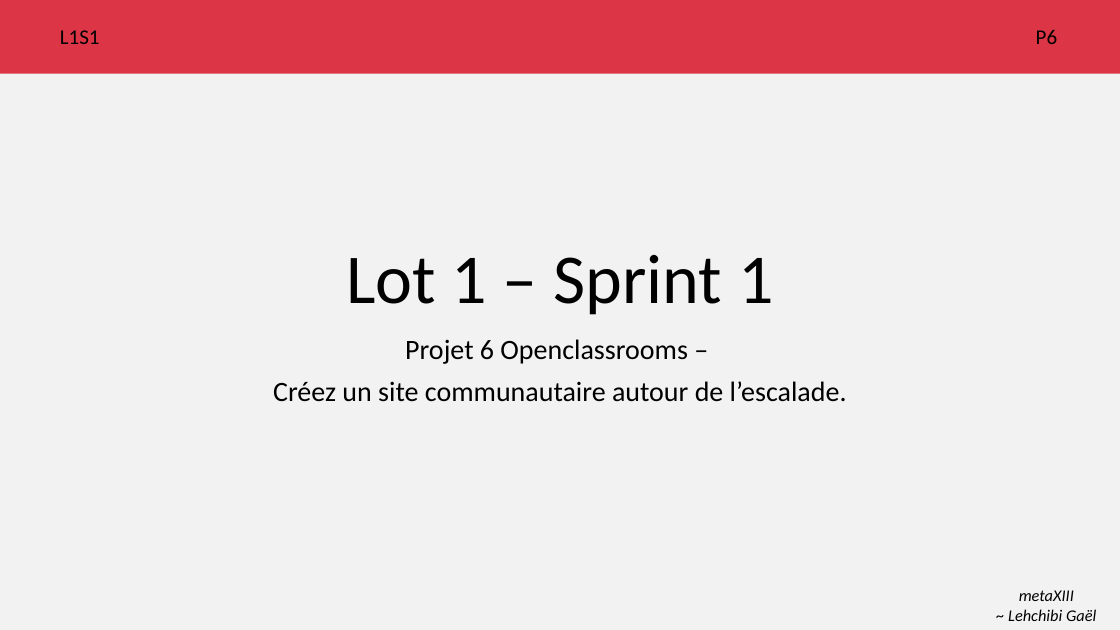
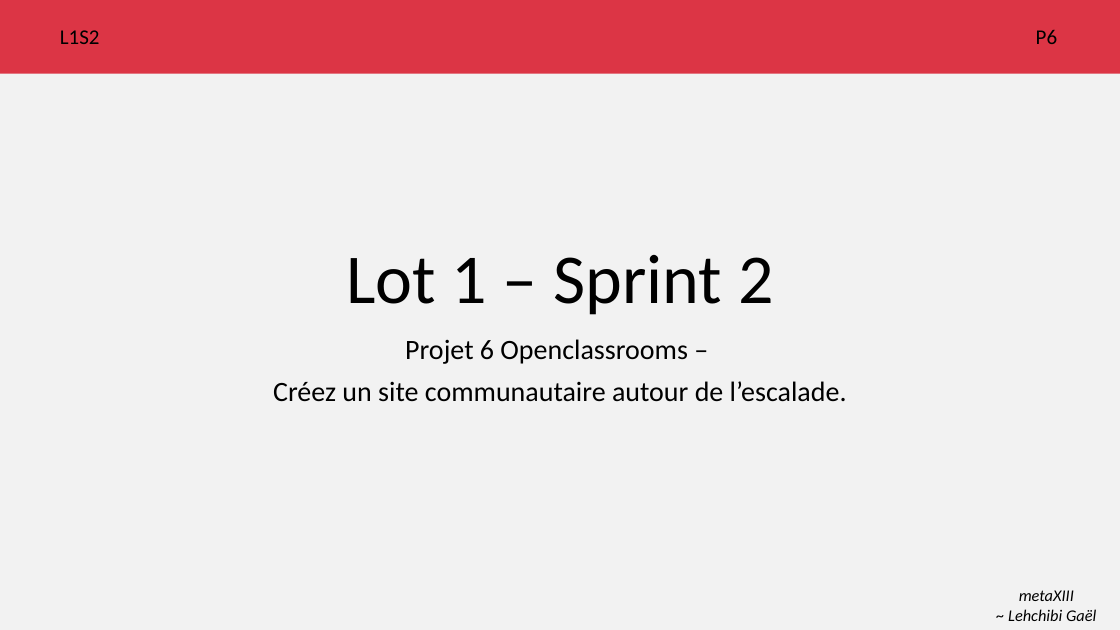
Before and after one commit to metaXIII/OC-java-P6, a slide deck: slide 1 of agile/Lot 1/Sprint 2/escalade.pptx. Drawn at 1120x630 pixels with LibreOffice and Linux fonts; fonts in the diff are those of the drawing. Boxes give left, top, right and bottom in pixels: in the first picture for what was removed or moved away, otherwise in the second. Text is boxed around its words. In the diff, an @@ line names an element or a change of style, - is before the commit and + after.

Commit message:
replace field in MPD and add first version of Sprint 2

```diff
--- a/agile/Lot 1/Sprint 2/escalade.pptx
+++ b/agile/Lot 1/Sprint 2/escalade.pptx
@@ text at (60,30,100,44): text changed @@
-L1S1
+L1S2
@@ title at (346,255,773,315): text changed @@
-Lot 1 – Sprint 1
+Lot 1 – Sprint 2
```
Also in this commit, not shown: 3 other slides changed, 2 slides added, 6 slides removed, 1 other file.
